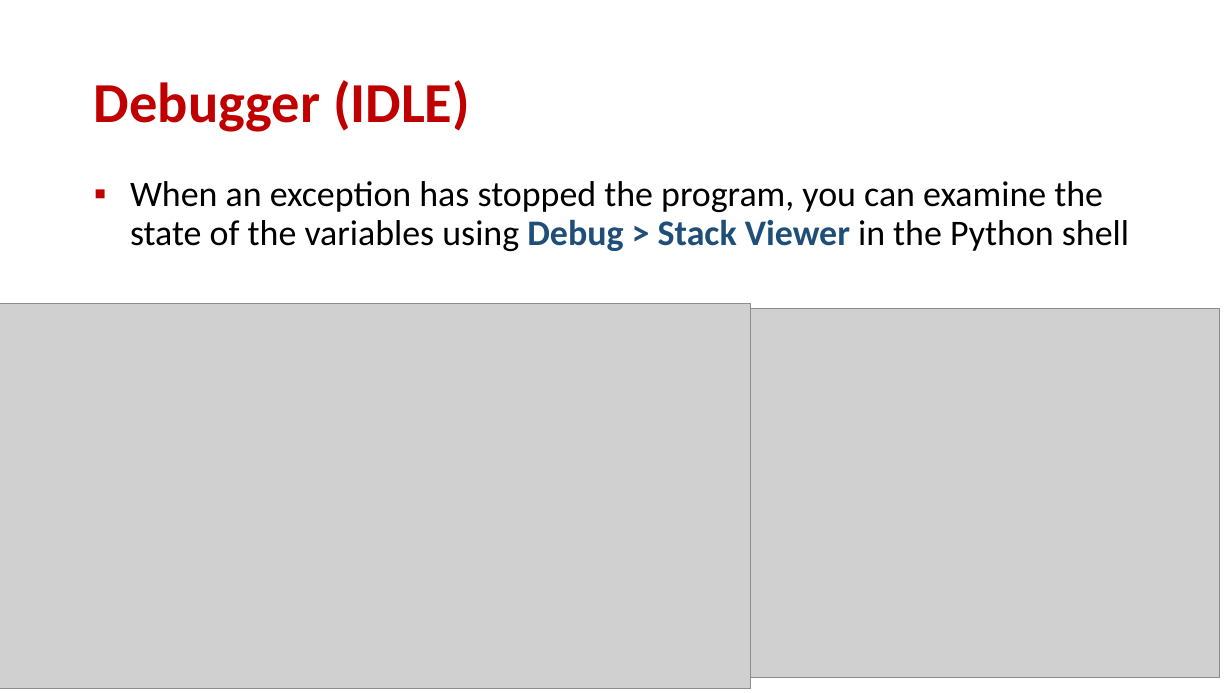
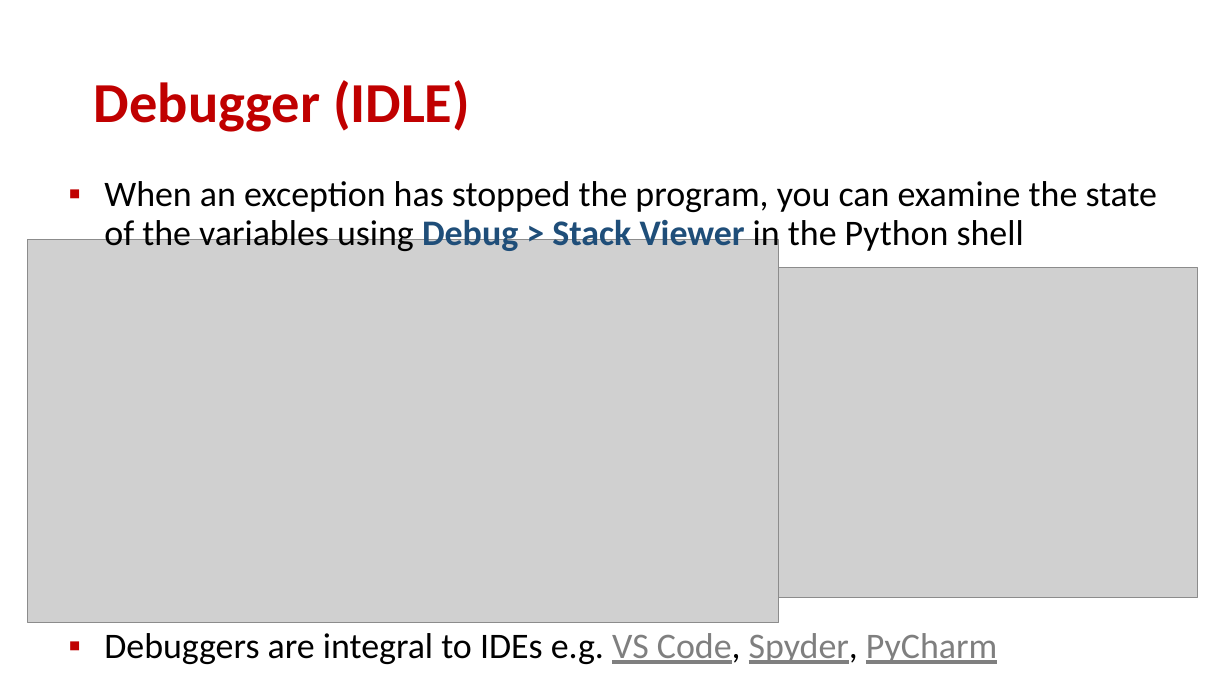
Before and after one commit to gsbrodal/gsbrodal.github.io, a slide deck: slide 26 of ipsa/slides/testing.pptx. Drawn at 1232x693 pixels with LibreOffice and Linux fonts; fonts in the diff are those of the drawing; grey boxes stand for pictures. Boxes give left, top, right and bottom in pixels: in the first picture for what was removed or moved away, otherwise in the second. Text is boxed around its words. In the diff, an @@ line names an element or a change of style, - is before the commit and + after.

Commit message:
all-slides-with-answers.pdf all-slides.pdf introduction.pdf introduction.pptx testing.pdf testing.pptx welcome.md

```diff
--- a/ipsa/slides/testing.pptx
+++ b/ipsa/slides/testing.pptx
@@ text "When an exception has stopped ...": place and size @@
-text "When an exception has stopped ..." at [130,181,1129,251]
+text "When an exception has stopped ..." at [104,181,1158,664]
@@ picture: place and size @@
-picture at [0,304,750,689]
+picture at [28,240,779,623]
@@ picture: place and size @@
-picture at [751,309,1221,678]
+picture at [779,267,1198,597]
@@ text at [104,633,997,664]: paragraph added @@
+▪ Debuggers are integral to IDEs e.g. VS Code, Spyder, PyCharm
```
Also in this commit, not shown: 5 other files.
